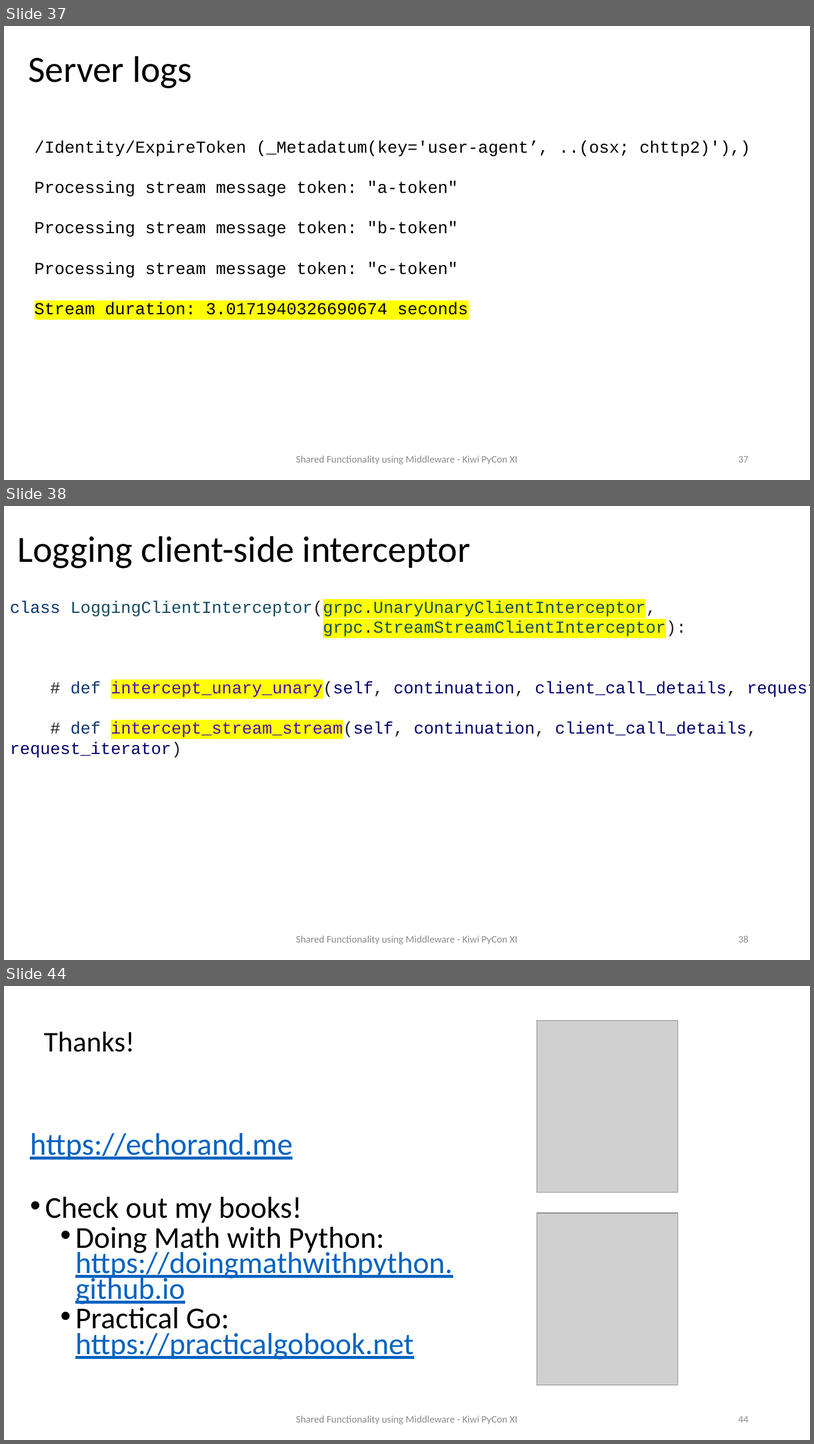
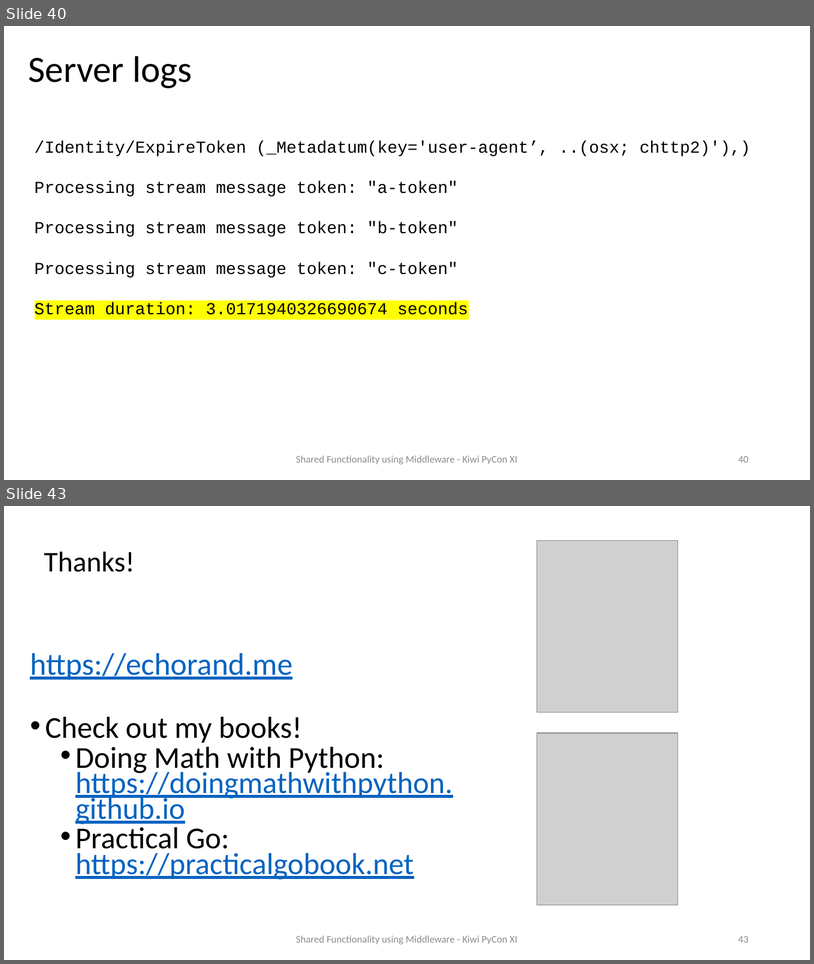
Before and after one commit to prod-python/kiwi-pycon-xi, a slide deck: slides.pptx. Shown one above the other, each under a label of ours: slides 37, 38 and 44 before the commit, slides 40 and 43 after it; the slides between them are not shown. The pictures are 814x1444 and 814x964 pixels, drawn with LibreOffice and Linux fonts; fonts in the diff are those of the drawing; grey boxes stand for pictures. Boxes give left, top, right and bottom in pixels: in the first picture for what was removed or moved away, otherwise in the second. Text is boxed around its words. In the diff, an @@ line names an element or a change of style, - is before the commit and + after.

```diff
--- a/slides.pptx
+++ b/slides.pptx
@@ slide 38 removed at (4, 506, 810, 960), background #FFFFFF @@
@@ title removed at (17, 536, 471, 568) @@
-Logging client-side interceptor
@@ text removed at (10, 601, 810, 757) @@
-class LoggingClientInterceptor(grpc.UnaryUnaryClientInterceptor,
-grpc.StreamStreamClientInterceptor):
-# def intercept_unary_unary(self, continuation, client_call_details, request):
-# def intercept_stream_stream(self, continuation, client_call_details, request_iterator)
@@ text removed at (296, 935, 518, 944) @@
-Shared Functionality using Middleware - Kiwi PyCon XI
@@ page number removed at (738, 935, 749, 942) @@
-38
@@ what was slide 37 is now slide 40 @@
@@ page number at (738, 456, 749, 462): text changed @@
-37
+40
@@ what was slide 44 is now slide 43 @@
@@ page number at (738, 936, 749, 942): text changed @@
-44
+43
```
Also in this commit, not shown: 12 slides changed, 3 slides added, 3 other slides removed, 2 other files.
